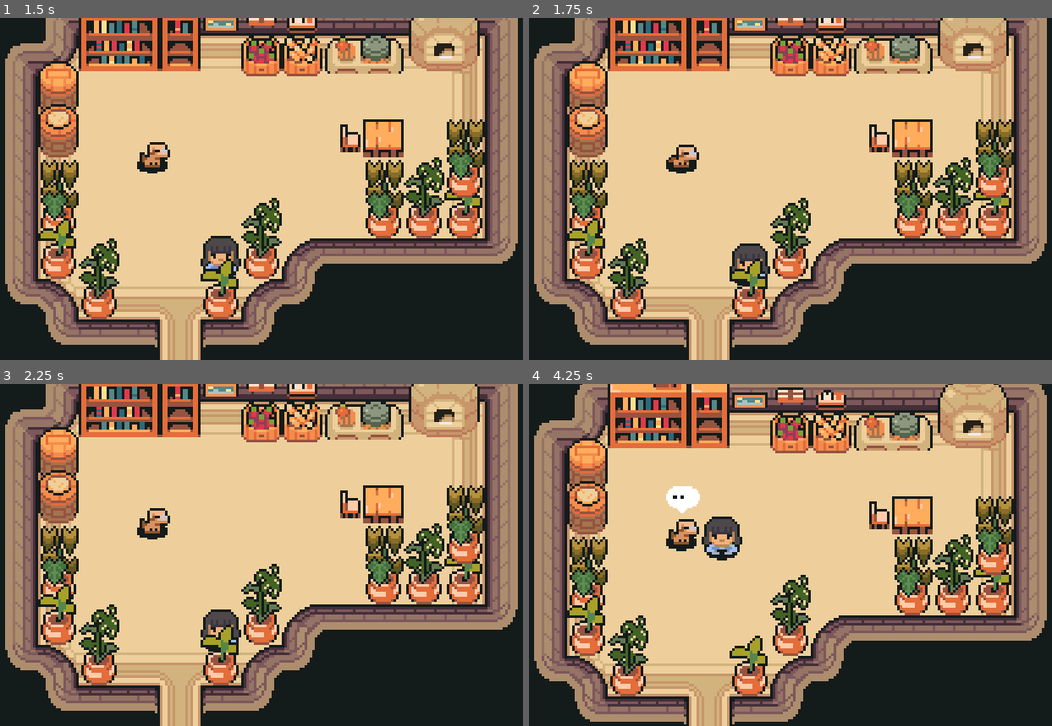
Above: before the commit, frames 1-4 (two rows, left to right).
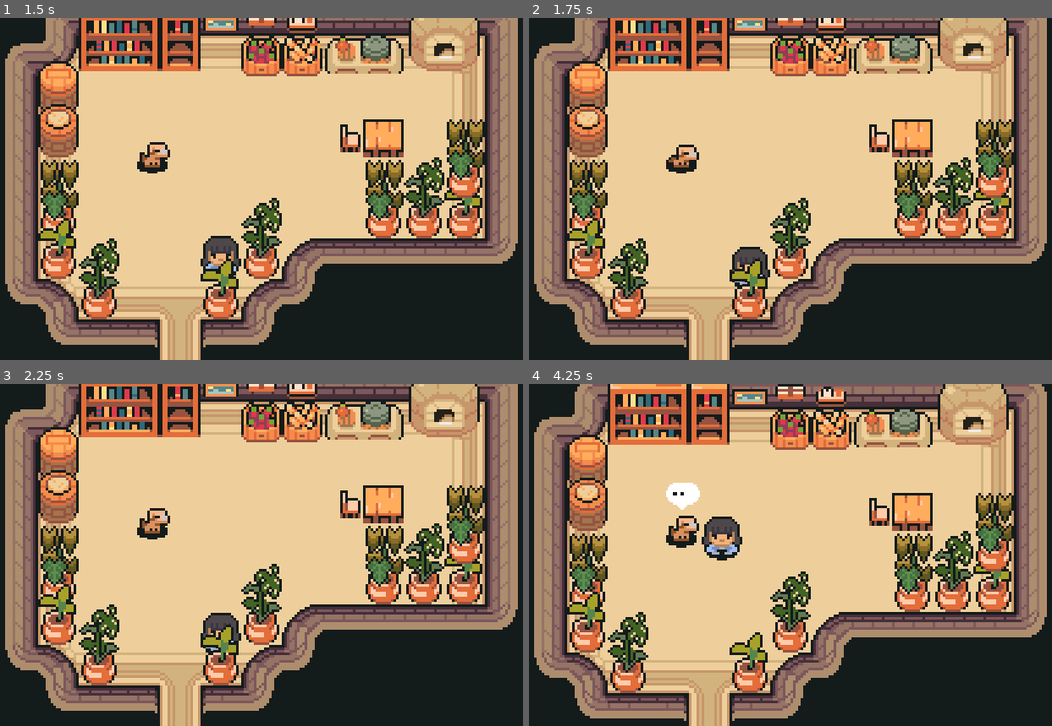
Above: after the commit, the same moments.

Repository: gynura/to_you
Game: Godot game, scene res://scenes/maps/heroine_house_interior.tscn
Same seed, same stepped clock (60 frames per second), same inputs: the game is played once before the commit and once after it. This scene is started directly instead of the project's main scene. Sound files missing from this copy of the repository are replaced by a short silence.
Inputs:
- Up to frame 1 (1.5 s): hold D (ui_right) 0.53-1.28 s; hold Space (advance_dialog) 0.53-1.28 s; hold S (ui_down) from 1.28 s (still down); tap J (attack_button) at 1.35 s
- Up to frame 2 (1.75 s): keep holding S (ui_down)
- Up to frame 3 (2.25 s): release S (ui_down) at 2.03 s; hold D (ui_right) from 2.03 s (still down); tap E (interact_button) at 2.1 s
- Up to frame 4 (4.25 s): release D (ui_right) at 2.78 s; hold W (ui_up) 2.78-3.53 s; tap Space (advance_dialog) at 2.85 s; hold A (ui_left) from 3.53 s (still down); hold J (attack_button) from 3.53 s (still down)

Frame 1 is identical in both runs. In frame 2, 0.2% of the frame differs, in the area x 38-47%, y 65-79%; in frame 3, 0.2%; in frame 4, 26%, in the area x 0-100%, y 0-100%.

Commit message:
transitioner implemented

Diff:
--- /dev/null
+++ b/scenes/maps/heroine_house_interior.gd
@@ -0,0 +1,12 @@
+extends Node2D
+
+@onready var transitions = $Transitions
+
+func _ready():
+	# TODO add here the first cutscene of the game
+	pass # Replace with function body.
+
+func _on_area_2d_body_entered(body):
+	print_debug(body.name)
+	if body.name == "player":
+		transitions.exit_screen()
--- a/scenes/maps/heroine_house_interior.tscn
+++ b/scenes/maps/heroine_house_interior.tscn
@@ -1,6 +1,7 @@
-[gd_scene load_steps=17 format=3 uid="uid://dsuttbp1vjr08"]
+[gd_scene load_steps=20 format=3 uid="uid://dsuttbp1vjr08"]
 
 [ext_resource type="Texture2D" uid="uid://bs0ax4frb15ul" path="res://assets/sprites/tilesets/TilesetInteriorFloor.png" id="1_a4qoy"]
+[ext_resource type="Script" path="res://scenes/maps/heroine_house_interior.gd" id="1_jowg7"]
 [ext_resource type="Texture2D" uid="uid://bwf0glg2ypb07" path="res://assets/sprites/tilesets/TilesetWallSimple.png" id="2_32nea"]
 [ext_resource type="Texture2D" uid="uid://i7xs5dnsmk4" path="res://assets/sprites/tilesets/InteriorElements.png" id="3_dpduv"]
 [ext_resource type="Texture2D" uid="uid://hyrtsblsyiji" path="res://assets/sprites/tilesets/InteriorFurniture.png" id="4_30s8u"]
@@ -8,7 +9,8 @@
 [ext_resource type="Texture2D" uid="uid://dm6crgk6j38ly" path="res://assets/sprites/tilesets/TilesetHouse.png" id="5_30588"]
 [ext_resource type="Texture2D" uid="uid://c4f2okftnp1q" path="res://assets/sprites/tilesets/Extended_new_plants.png" id="6_cfryc"]
 [ext_resource type="PackedScene" uid="uid://clp5qbbop4ame" path="res://scenes/npcs/doggy.tscn" id="7_aik6a"]
-[ext_resource type="PackedScene" uid="uid://cn6axuurbj163" path="res://scenes/utils/chest.tscn" id="7_pm482"]
+[ext_resource type="PackedScene" uid="uid://0hhnmxxla0lt" path="res://scenes/utils/transitions.tscn" id="10_tk3qn"]
+[ext_resource type="PackedScene" uid="uid://cph2ryf71pcau" path="res://scenes/maps/heroine_house_outside.tscn" id="12_nq2fv"]
 
 [sub_resource type="TileSetAtlasSource" id="TileSetAtlasSource_domww"]
 texture = ExtResource("1_a4qoy")
@@ -1667,7 +1669,7 @@
 0:8/0 = 0
 0:8/0/physics_layer_0/linear_velocity = Vector2(0, 0)
 0:8/0/physics_layer_0/angular_velocity = 0.0
-0:8/0/physics_layer_0/polygon_0/points = PackedVector2Array(-6.625, -6.875, 7, -6.125, 8, 6.75, -6.625, 6.75, -6.75, 6.5)
+0:8/0/physics_layer_0/polygon_0/points = PackedVector2Array(-5.5, -5.5, 5.75, -5.5, 6.5, 6.375, -6.625, 6.75, -6, 6.625)
 3:7/0 = 0
 3:7/0/physics_layer_0/linear_velocity = Vector2(0, 0)
 3:7/0/physics_layer_0/angular_velocity = 0.0
@@ -3690,7 +3692,11 @@
 sources/4 = SubResource("TileSetAtlasSource_egpxk")
 sources/5 = SubResource("TileSetAtlasSource_xketd")
 
+[sub_resource type="RectangleShape2D" id="RectangleShape2D_03gin"]
+size = Vector2(38, 13)
+
 [node name="Heroine_House_Interior" type="Node2D"]
+script = ExtResource("1_jowg7")
 
 [node name="TileMap" type="TileMap" parent="."]
 tile_set = SubResource("TileSet_l72nh")
@@ -3727,11 +3733,8 @@
 layer_4/z_index = 3
 layer_4/tile_data = PackedInt32Array(131075, 524291, 7, 131076, 589827, 7, 131077, 196611, 7, 131083, 1900548, 11, 131084, 1966084, 11, 458754, 3, 7, 524290, 3, 8, 262146, 1048580, 14)
 
-[node name="Chest" parent="." instance=ExtResource("7_pm482")]
-visible = false
-z_index = 1
-y_sort_enabled = true
-position = Vector2(104, 55)
+[node name="Transitions" parent="." instance=ExtResource("10_tk3qn")]
+scene_to_load = ExtResource("12_nq2fv")
 
 [node name="Doggy" parent="." node_paths=PackedStringArray("player") instance=ExtResource("7_aik6a")]
 y_sort_enabled = true
@@ -3741,4 +3744,12 @@
 [node name="player" parent="." instance=ExtResource("4_50fkm")]
 position = Vector2(87, 131)
 
+[node name="Area2D" type="Area2D" parent="."]
+position = Vector2(87, 166)
+
+[node name="CollisionShape2D" type="CollisionShape2D" parent="Area2D"]
+position = Vector2(0, 9.5)
+shape = SubResource("RectangleShape2D_03gin")
+
 [connection signal="pet_dog" from="Doggy" to="player" method="_on_doggy_pet_dog"]
+[connection signal="body_entered" from="Area2D" to="." method="_on_area_2d_body_entered"]
--- a/scenes/utils/transitions.gd
+++ b/scenes/utils/transitions.gd
@@ -1,13 +1,21 @@
 extends Control
 
-@onready var animations :AnimationPLayer = $AnimationPlayer
-@onready var color_rect :ColorRect = $ColorRect
-
+@onready var animations :AnimationPlayer = $AnimationPlayer
+@onready var color_rect :ColorRect = $AnimationPlayer/ColorRect
+@export var scene_to_load :PackedScene
 
 func _ready():
 	color_rect.visible = false
 
-func exit_screen_animation():
+func exit_screen():
+	color_rect.visible = true
 	animations.play("fade_in")
 
-func enter_screen_animation():
+func enter_screen():
+	color_rect.visible = true
+	animations.play("fade_out")
+
+func _on_animation_player_animation_finished(anim_name):
+	if scene_to_load != null && anim_name == "fade_in":
+		get_tree().change_scene_to_packed(scene_to_load)
+	color_rect.visible = false
--- a/scenes/utils/transitions.tscn
+++ b/scenes/utils/transitions.tscn
@@ -59,8 +59,12 @@
 anchors_preset = 15
 anchor_right = 1.0
 anchor_bottom = 1.0
+offset_right = -240.0
+offset_bottom = -135.0
 grow_horizontal = 2
 grow_vertical = 2
+size_flags_horizontal = 3
+size_flags_vertical = 3
 script = ExtResource("1_eablo")
 
 [node name="AnimationPlayer" type="AnimationPlayer" parent="."]
@@ -69,10 +73,15 @@
 }
 
 [node name="ColorRect" type="ColorRect" parent="AnimationPlayer"]
-z_index = 1
+visible = false
+z_index = 50
 anchors_preset = 15
 anchor_right = 1.0
 anchor_bottom = 1.0
+offset_right = 4094.0
+offset_bottom = 2545.0
 grow_horizontal = 2
 grow_vertical = 2
 color = Color(0.0784314, 0.105882, 0.105882, 1)
+
+[connection signal="animation_finished" from="AnimationPlayer" to="." method="_on_animation_player_animation_finished"]
Not shown: 1 places in scenes/player.tscn that only renumber resources
